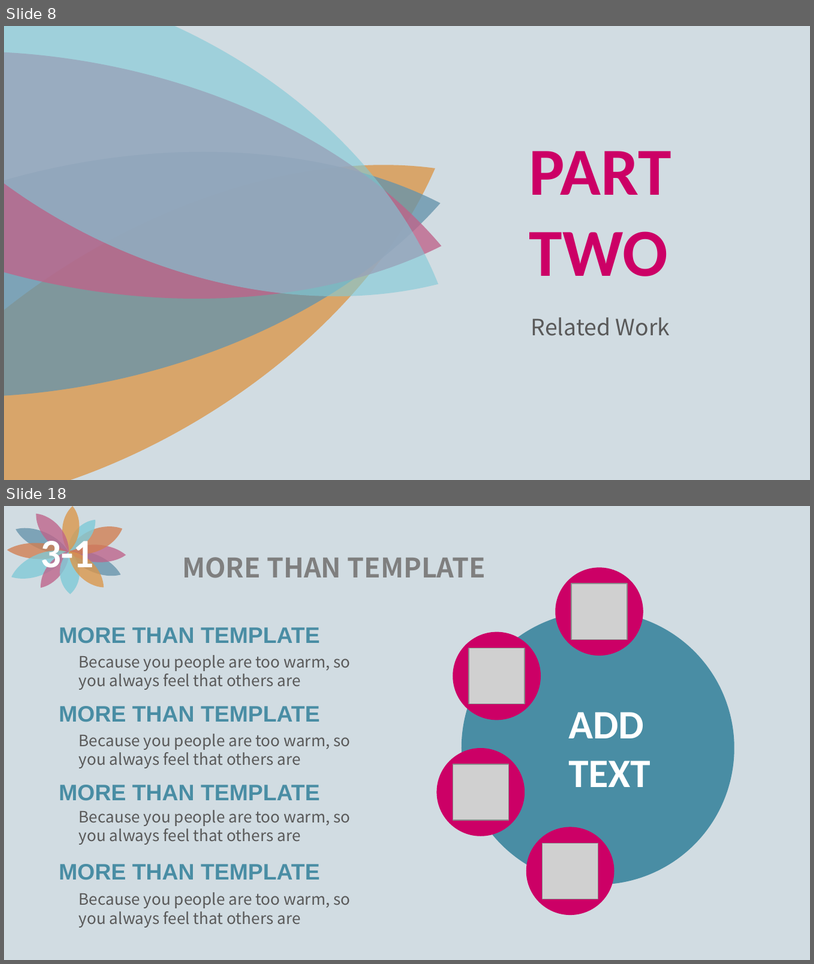
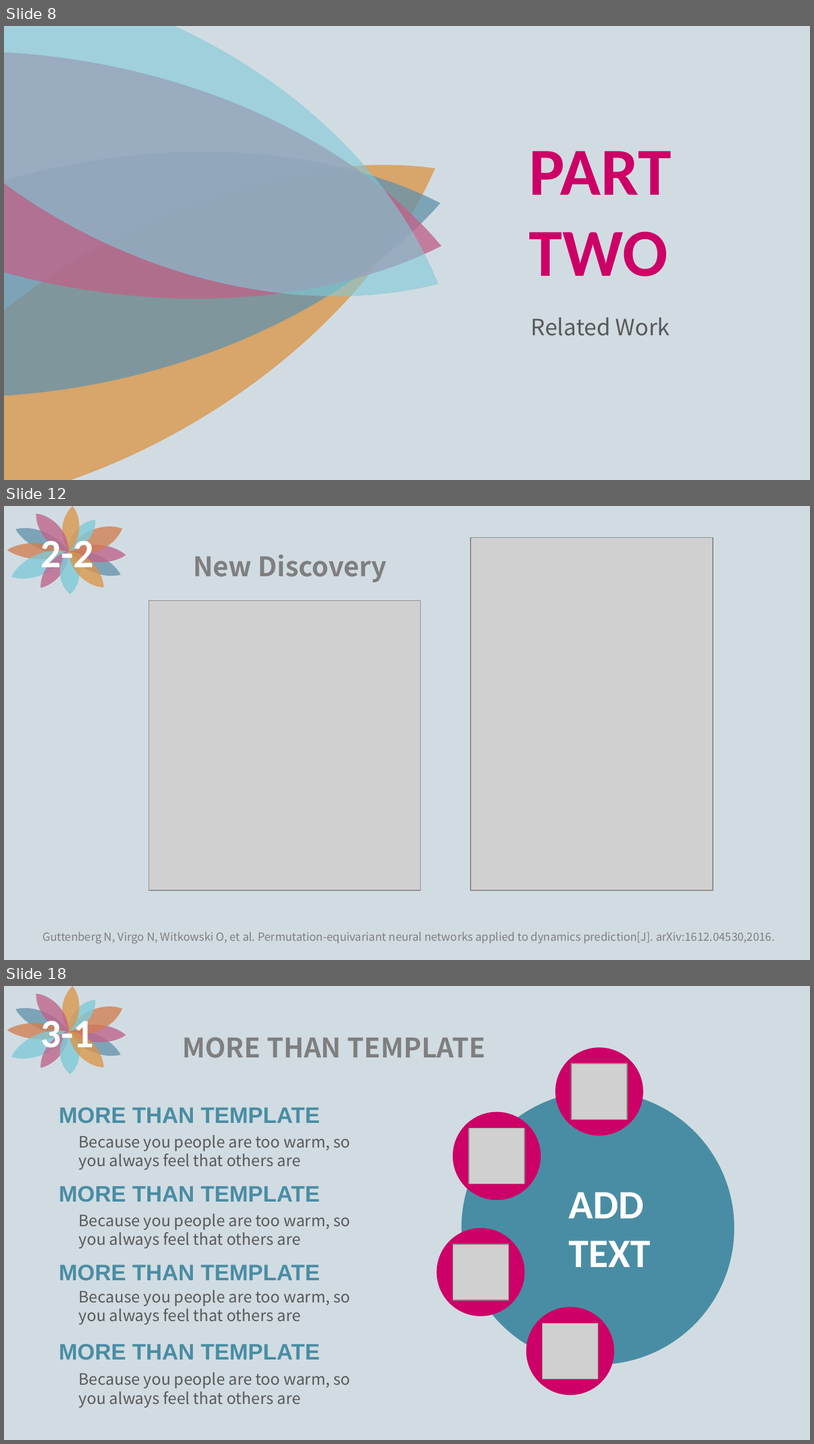
Before and after one commit to XiaoYunZi1001/ACM, a slide deck: presentation/1-9.ppt. Shown one above the other, each under a label of ours: slides 8 and 18 before the commit, slides 8, 12 and 18 after it; the slides between them are not shown. The pictures are 814x964 and 814x1444 pixels, drawn with LibreOffice and Linux fonts; fonts in the diff are those of the drawing; grey boxes stand for pictures. Boxes give left, top, right and bottom in pixels: in the first picture for what was removed or moved away, otherwise in the second. Text is boxed around its words. In the diff, an @@ line names an element or a change of style, - is before the commit and + after.

```diff
--- a/presentation/1-9.ppt
+++ b/presentation/1-9.ppt
@@ slide 12 added at [4,506,810,960], background #D1DCE2 @@
@@ text added at [41,534,94,577], 36 pt, text #FFFFFF, bold @@
+2-2
@@ picture added at [471,537,714,890] @@
@@ group added at [6,506,127,594]: 12 freeform shapes @@
@@ text added at [193,555,387,582], 24 pt, text #7F7F7F, bold @@
+New Discovery
@@ picture added at [149,600,421,890] @@
@@ text added at [42,931,775,943], 10 pt, text #7F7F7F @@
+Guttenberg N, Virgo N, Witkowski O, et al. Permutation-equivariant neural networks applied to dynamics prediction[J]. arXiv:1612.04530,2016.
```
Also in this commit, not shown: 6 slides changed, 4 other slides added, 1 other file.
